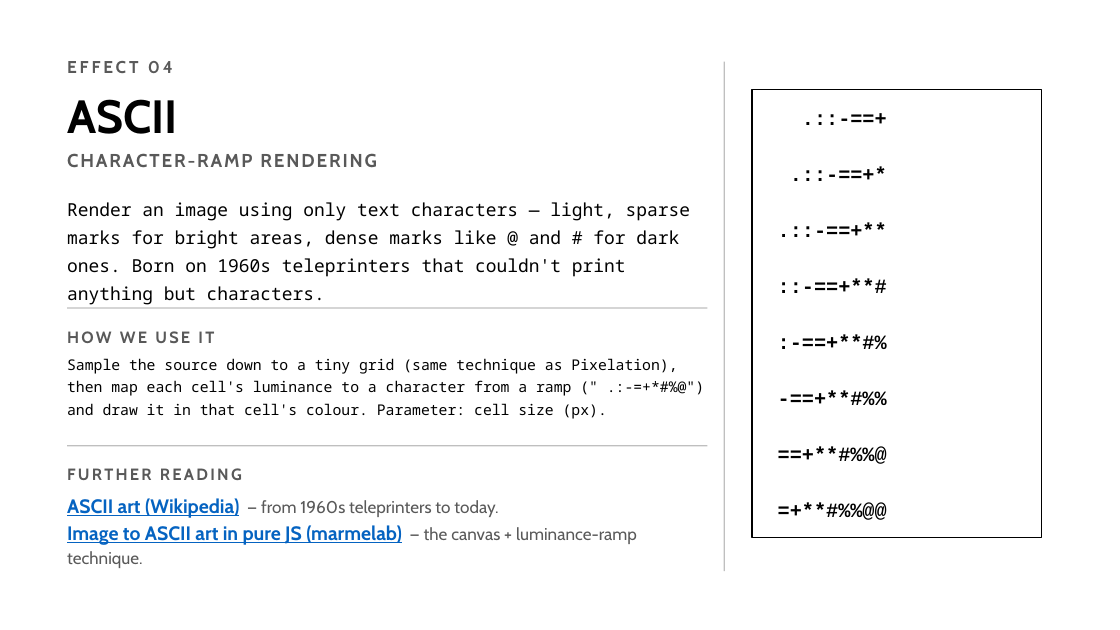
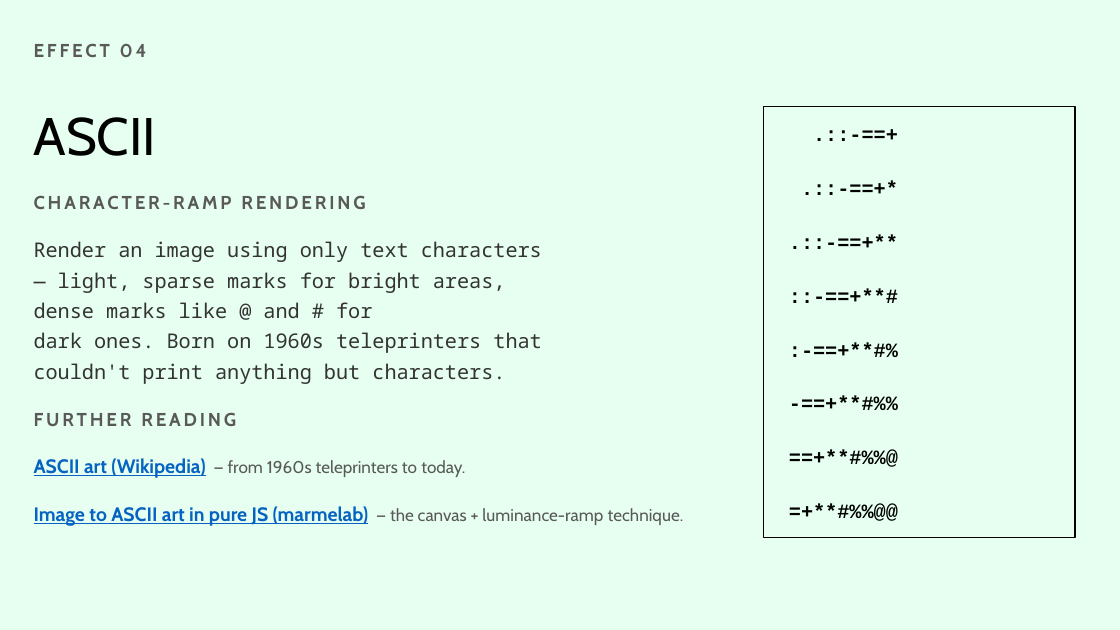
Before and after one commit to PkWr/GD-Remix-Process, a slide deck: slide 14 of Building-With-AI-Photo-Remix-Effects.pptx (slide 17 before the commit). Drawn at 1120x630 pixels with LibreOffice and Linux fonts; fonts in the diff are those of the drawing. Boxes give left, top, right and bottom in pixels: in the first picture for what was removed or moved away, otherwise in the second. Text is boxed around its words. In the diff, an @@ line names an element or a change of style, - is before the commit and + after.

```diff
--- a/Building-With-AI-Photo-Remix-Effects.pptx
+++ b/Building-With-AI-Photo-Remix-Effects.pptx
@@ background #FFFFFF to #E6FFF0 @@
@@ text "EFFECT 04": place and size @@
-text "EFFECT 04" at (67, 61, 173, 73)
+text "EFFECT 04" at (34, 43, 147, 57)
@@ text "EFFECT 04" at (34, 43, 147, 57): size 11 to 12 pt @@
@@ line removed from (725, 62) to (725, 571) @@
@@ text "ASCII": place and size @@
-text "ASCII" at (67, 99, 178, 134)
+text "ASCII" at (34, 117, 157, 156)
@@ text "ASCII" at (34, 117, 157, 156): size 30 to 34 pt, bold off @@
@@ rectangle: place and size @@
-rectangle at (753, 90, 1042, 538)
+rectangle at (764, 106, 1075, 538)
@@ text ".::-==+" rewrapped from (766, 90, 1028, 146) to (777, 106, 1062, 160) @@
@@ text removed at (174, 153, 377, 167) @@
-CHARACTER-RAMP RENDERING
@@ text ".::-==+*" rewrapped from (766, 146, 1028, 202) to (777, 160, 1062, 214) @@
@@ text at (34, 195, 684, 526): text changed; size 11.5 to 13 pt; text colour #000000 to #333333 @@
-Render an image using only text characters — light, sparse marks for bright areas, dense marks like @ and # for dark ones. Born on 1960s teleprinters that couldn't print anything but characters.
+CHARACTER-RAMP RENDERING
+Render an image using only text characters
+— light, sparse marks for bright areas,
+dense marks like @ and # for
+dark ones. Born on 1960s teleprinters that
+couldn't print anything but characters.
+FURTHER READING
+ASCII art (Wikipedia) — from 1960s teleprinters to today.
+Image to ASCII art in pure JS (marmelab) — the canvas + luminance-ramp technique.
@@ text ".::-==+**" rewrapped from (766, 202, 1028, 258) to (777, 214, 1062, 268) @@
@@ text "::-==+**#" rewrapped from (766, 258, 1028, 314) to (777, 268, 1062, 321) @@
@@ line removed from (67, 308) to (708, 308) @@
@@ text ":-==+**#%" rewrapped from (766, 314, 1028, 370) to (777, 323, 1062, 376) @@
@@ text removed at (67, 331, 214, 343) @@
-HOW WE USE IT
@@ text removed at (67, 358, 677, 419) @@
-Sample the source down to a tiny grid (same technique as Pixelation), then map each cell's luminance to a character from a ramp (" .:-=+*#%@") and draw it in that cell's colour. Parameter: cell size (px).
@@ text "-==+**#%%" rewrapped from (766, 370, 1028, 426) to (777, 376, 1062, 430) @@
@@ line removed from (67, 446) to (708, 446) @@
@@ text "==+**#%%@" rewrapped from (766, 426, 1028, 482) to (777, 430, 1062, 484) @@
@@ text removed at (67, 468, 242, 480) @@
-FURTHER READING
@@ text removed at (67, 498, 637, 568) @@
-ASCII art (Wikipedia) — from 1960s teleprinters to today.
-Image to ASCII art in pure JS (marmelab) — the canvas + luminance-ramp technique.
@@ text "=+**#%%@@" rewrapped from (766, 482, 1028, 538) to (777, 484, 1062, 538) @@
```
Also in this commit, not shown: 19 other slides changed, 1 slide added, 8 other files.
